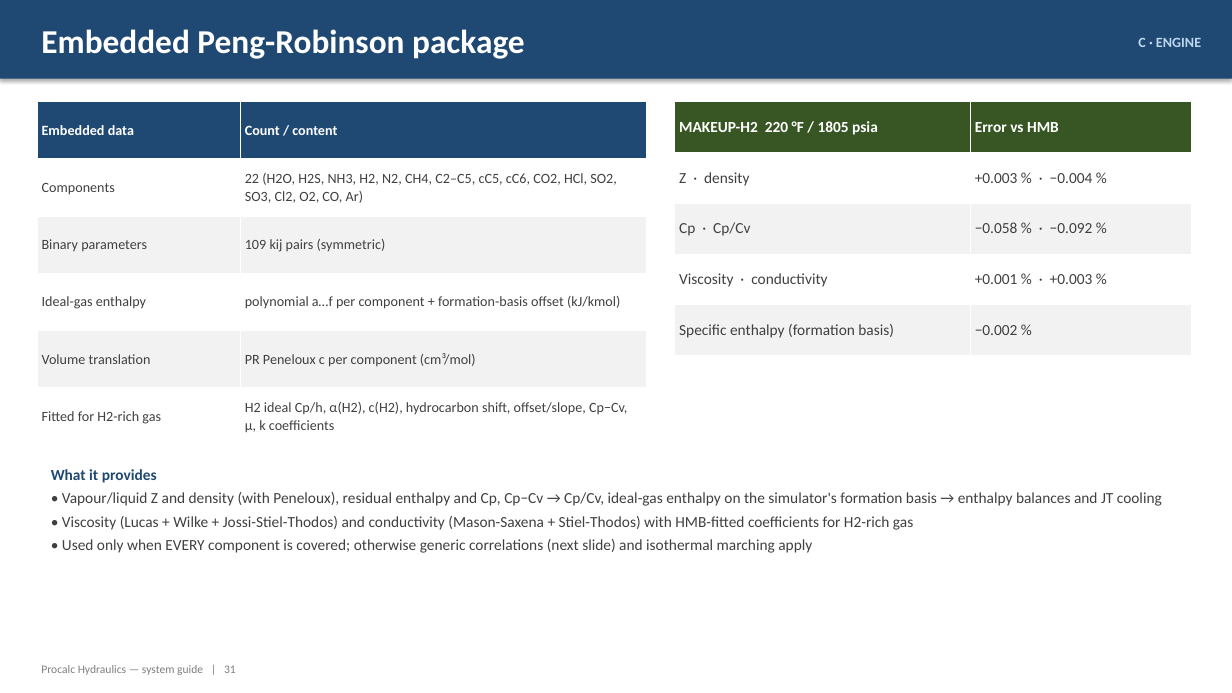
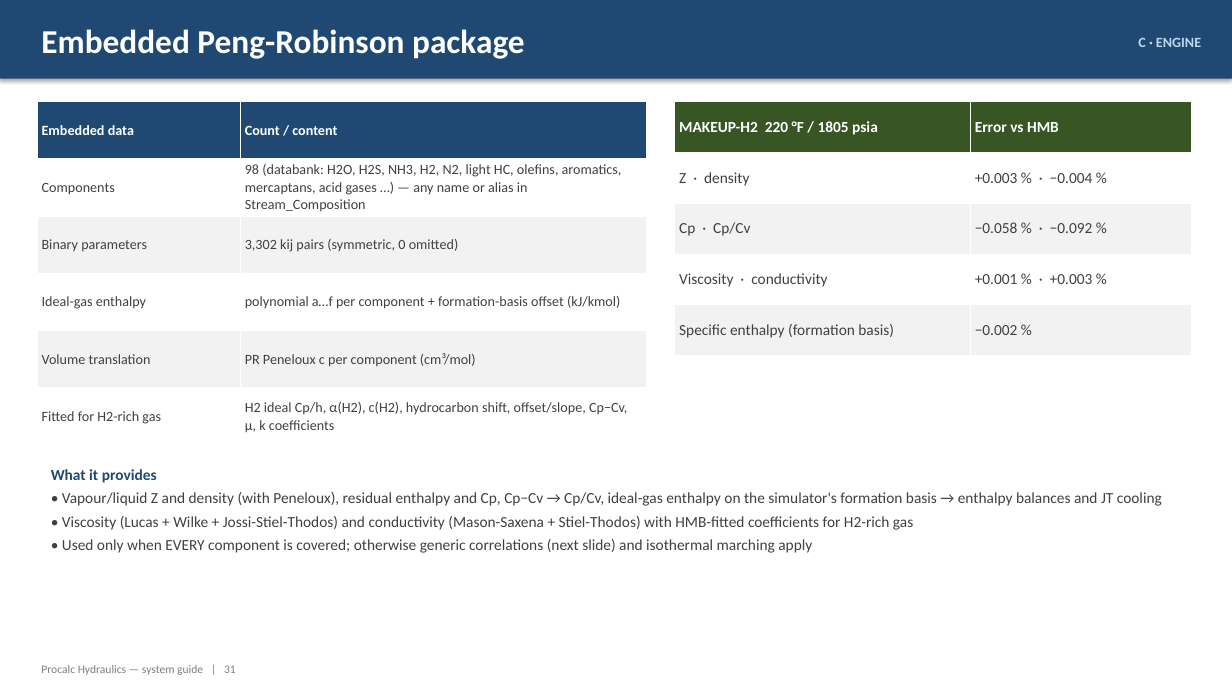
Before and after one commit to ipratikmenon/procalc, a slide deck: slide 31 of Hydraulics/Procalc_Hydraulics_System_Guide.pptx. Drawn at 1232x693 pixels with LibreOffice and Linux fonts; fonts in the diff are those of the drawing. Boxes give left, top, right and bottom in pixels: in the first picture for what was removed or moved away, otherwise in the second. Text is boxed around its words. In the diff, an @@ line names an element or a change of style, - is before the commit and + after.

```diff
--- a/Hydraulics/Procalc_Hydraulics_System_Guide.pptx
+++ b/Hydraulics/Procalc_Hydraulics_System_Guide.pptx
@@ table at <box>37,102,647,445</box> @@
-row 2, column 2: 22 (H2O, H2S, NH3, H2, N2, CH4, C2–C5, cC5, cC6, CO2, HCl, SO2, SO3, Cl2, O2, CO, Ar)
+row 2, column 2: 98 (databank: H2O, H2S, NH3, H2, N2, light HC, olefins, aromatics, mercaptans, acid gases …) — any name or alias in Stream_Composition
-row 3, column 2: 109 kij pairs (symmetric)
+row 3, column 2: 3,302 kij pairs (symmetric, 0 omitted)
```
Also in this commit, not shown: 26 other slides changed, 4 slides added, 4 slides removed, 2 other files.
